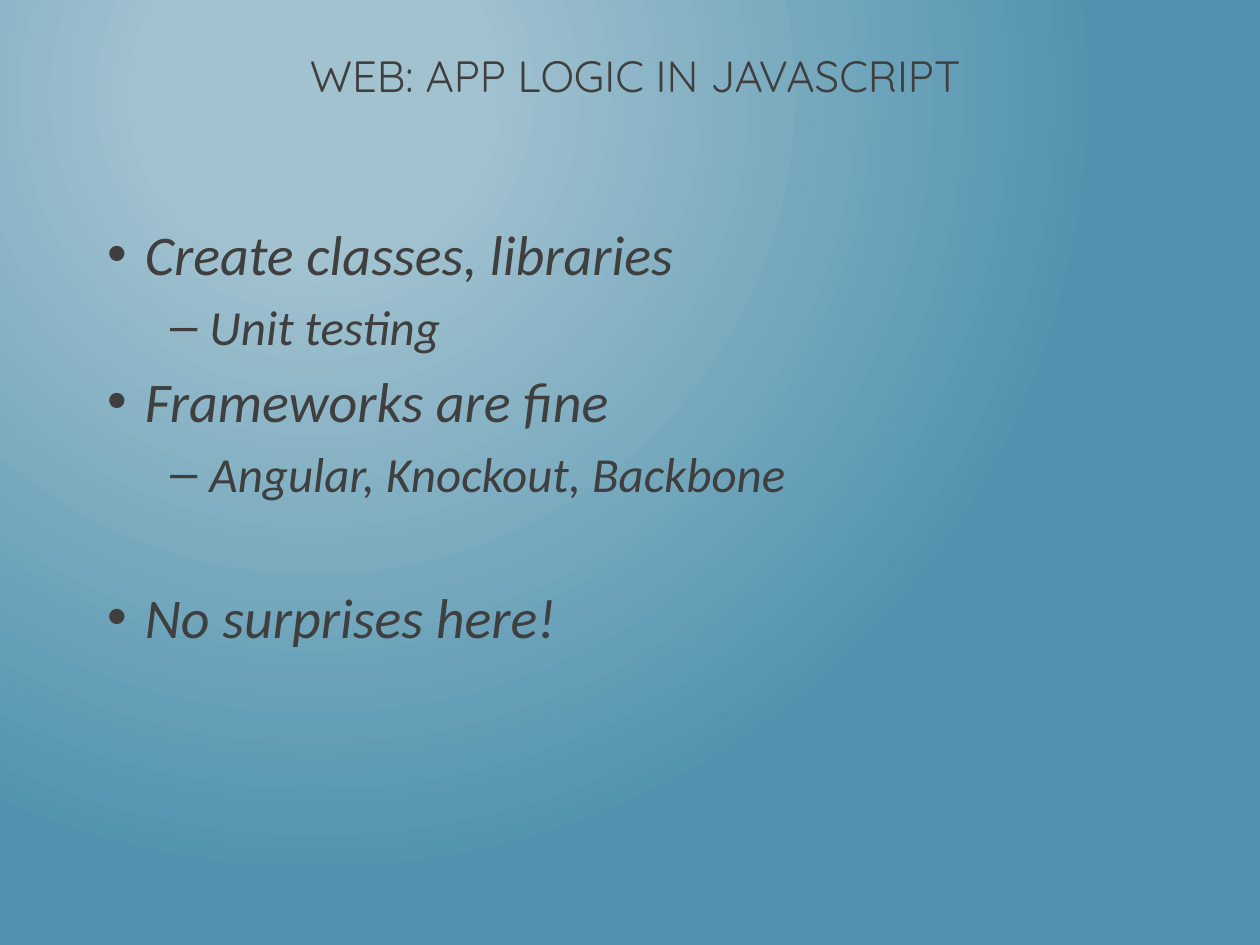
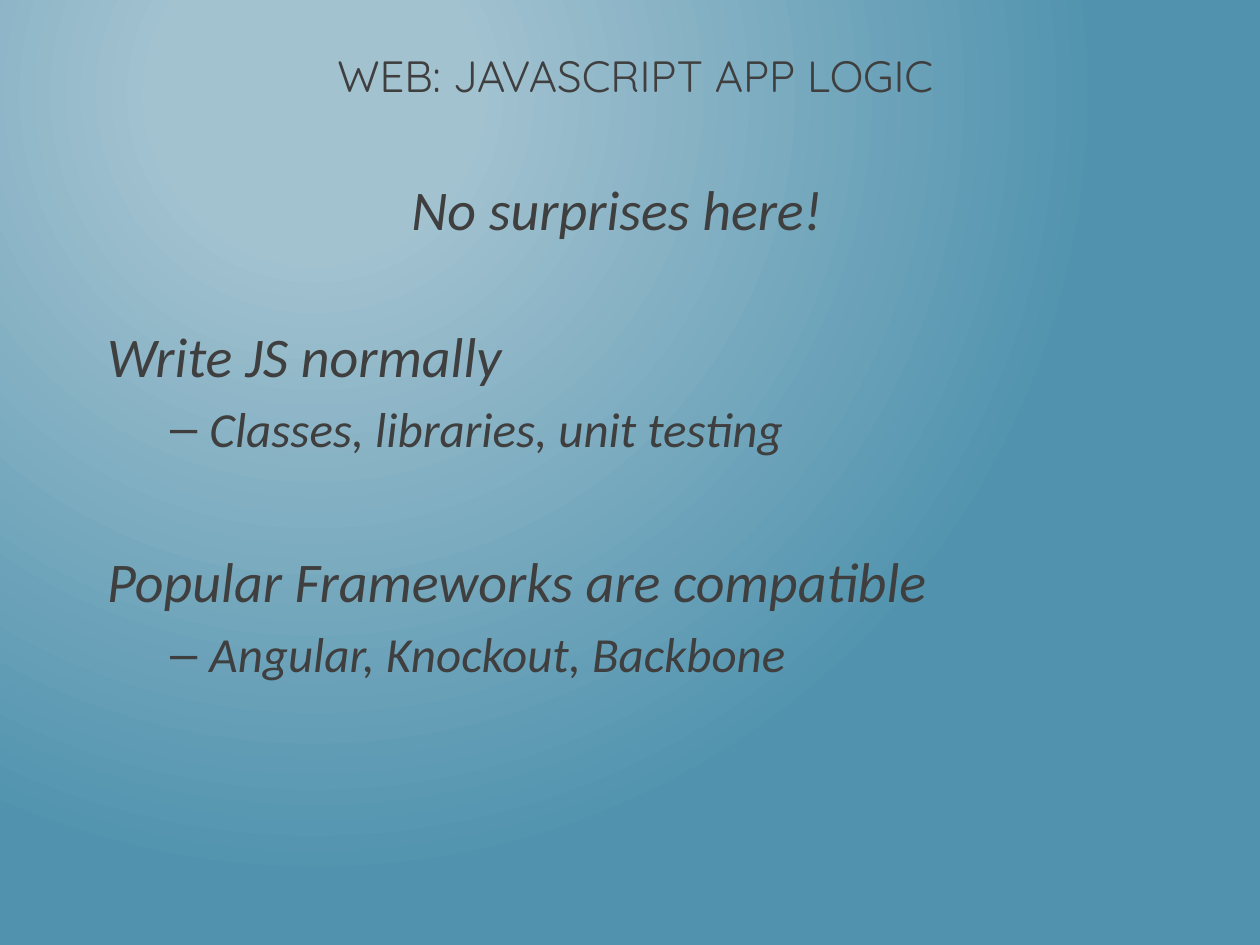
Before and after one commit to dotNetkow/Presentations, a slide deck: slide 10 of 2014-08-11 That Conference - Hybrid Apps/Building PhoneGap Mobile App w KendoUI.pptx (slide 13 before the commit). Drawn at 1260x945 pixels with LibreOffice and Linux fonts; fonts in the diff are those of the drawing. Boxes give left, top, right and bottom in pixels: in the first picture for what was removed or moved away, otherwise in the second. Text is boxed around its words. In the diff, an @@ line names an element or a change of style, - is before the commit and + after.

```diff
--- a/2014-08-11 That Conference - Hybrid Apps/Building PhoneGap Mobile App w KendoUI.pptx
+++ b/2014-08-11 That Conference - Hybrid Apps/Building PhoneGap Mobile App w KendoUI.pptx
@@ title at [337, 61, 933, 93]: text changed @@
-WEB: APP LOGIC IN JAVASCRIPT
+WEB: JAVASCRIPT APP LOGIC
@@ text added at [411, 191, 822, 239], 32 pt, text #3F3F3F, italic @@
+No surprises here!
@@ text "Write JS normally": place and size @@
-text "Write JS normally" at [145, 236, 785, 647]
+text "Write JS normally" at [107, 338, 926, 681]
@@ text at [107, 338, 926, 611]: text changed @@
-• Create classes, libraries
-  – Unit testing
-• Frameworks are fine
+Write JS normally
+  – Classes, libraries, unit testing
+Popular Frameworks are compatible
@@ text at [145, 599, 556, 647]: paragraph removed @@
-• No surprises here!
```
Also in this commit, not shown: 17 other slides changed, 7 slides added, 4 slides removed, 1 other file.
